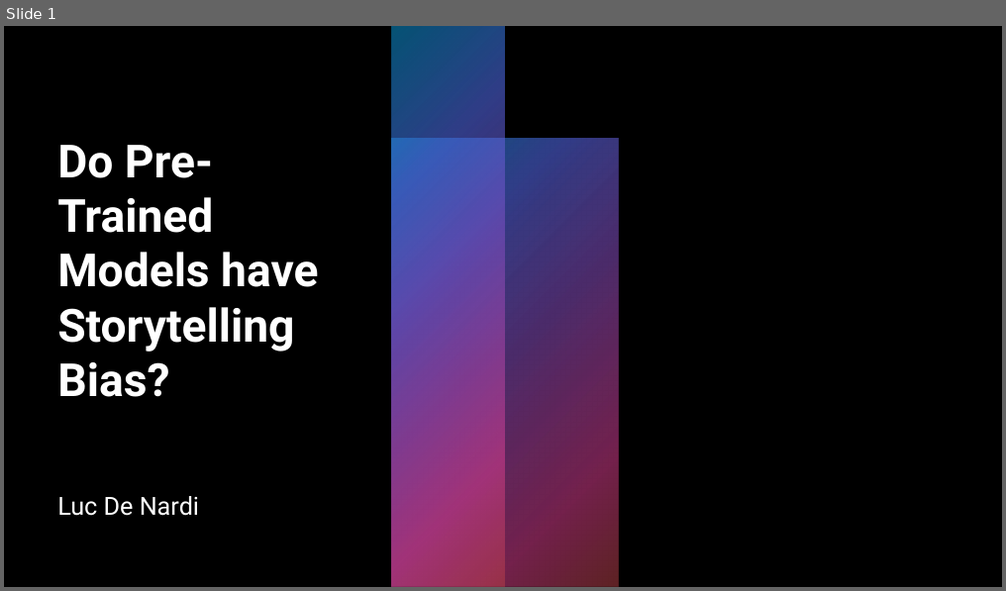
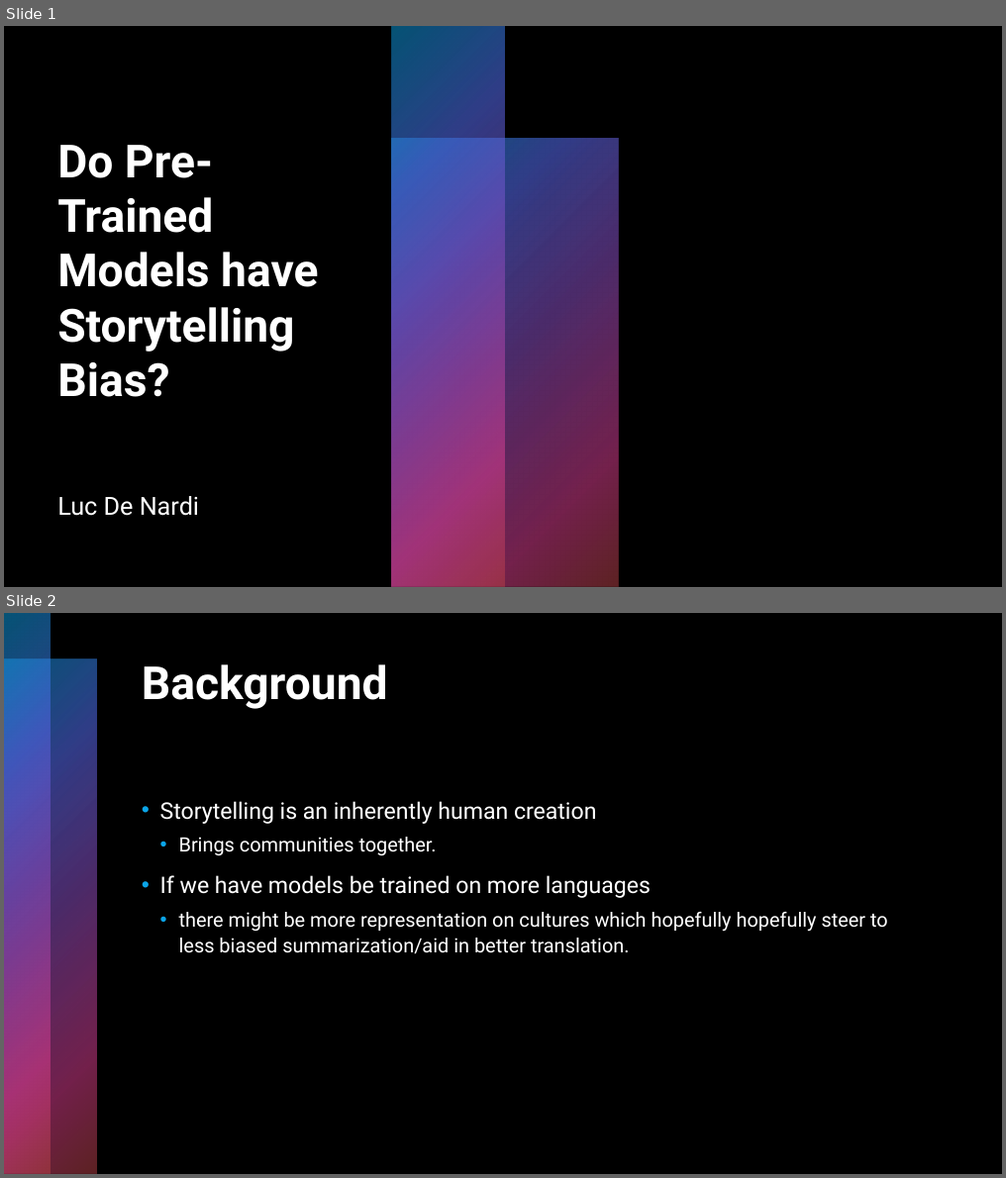
Before and after one commit to look-luc/Multilingual-Stories-Topic-Space, a slide deck: presentation.pptx. Shown one above the other, each under a label of ours: slide 1 before the commit, slides 1 and 2 after it. The pictures are 1006x591 and 1006x1178 pixels, drawn with LibreOffice and Linux fonts; fonts in the diff are those of the drawing; background and template pictures are left out. Boxes give left, top, right and bottom in pixels: in the first picture for what was removed or moved away, otherwise in the second. Text is boxed around its words. In the diff, an @@ line names an element or a change of style, - is before the commit and + after.

```diff
--- a/presentation.pptx
+++ b/presentation.pptx
@@ slide 2 added at box(4, 613, 1002, 1174), background #000000 @@
@@ rectangle added at box(4, 613, 51, 1174), fill gradient #0BA5E8 to #5066E1 to #894EC0 to #E54196 to #BE4449 @@
@@ rectangle added at box(4, 660, 97, 1174), fill gradient #0BA5E8 to #5066E1 to #894EC0 to #E54196 to #BE4449 @@
@@ title added at box(142, 664, 388, 709), 44 pt, text #FFFFFF, bold @@
+Background
@@ text added at box(160, 801, 888, 955), 19 pt, text #FFFFFF @@
+• Storytelling is an inherently human creation
+  • Brings communities together.
+• If we have models be trained on more languages
+  • there might be more representation on cultures which hopefully hopefully steer to less biased summarization/aid in better translation.
```
Also in this commit, not shown: 6 other slides added, 1 slide removed, 2 other files.
